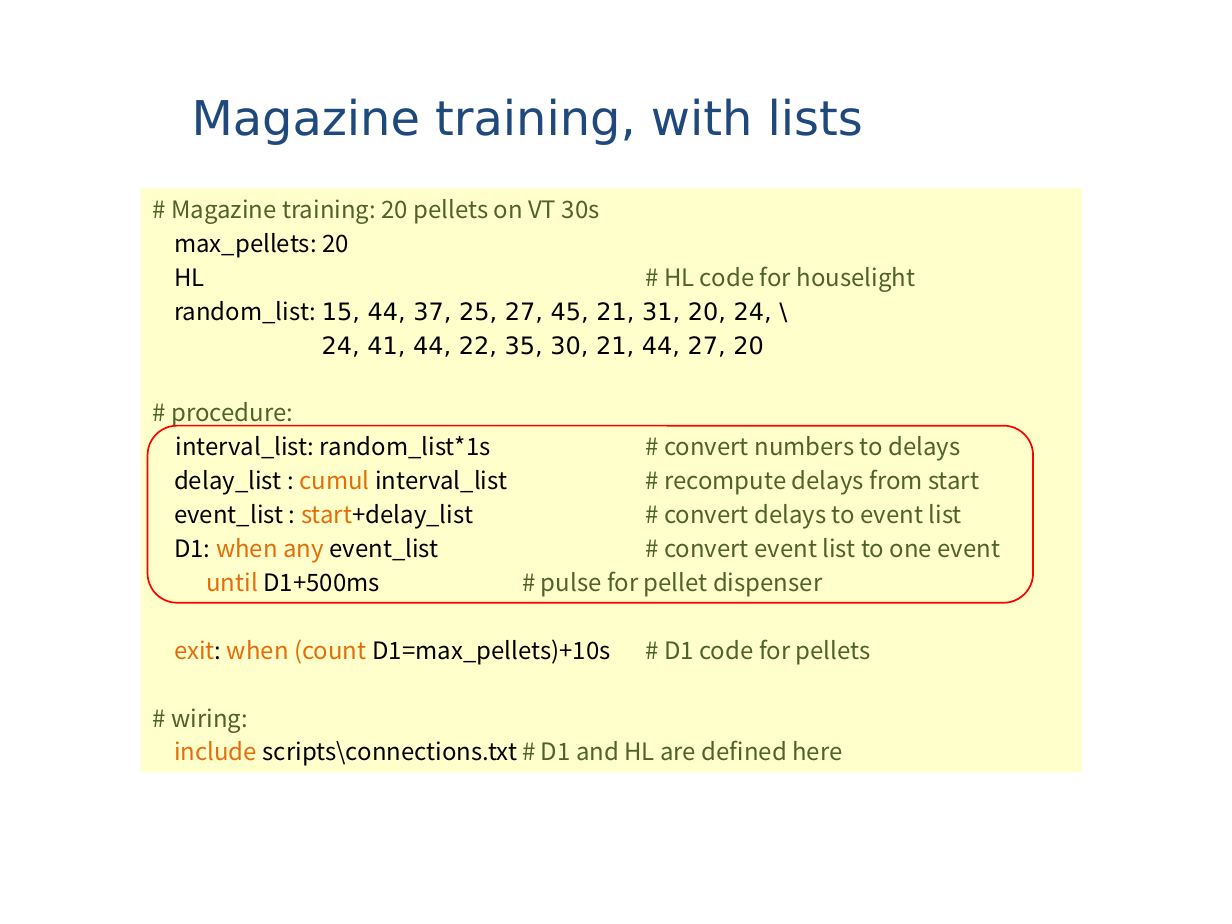
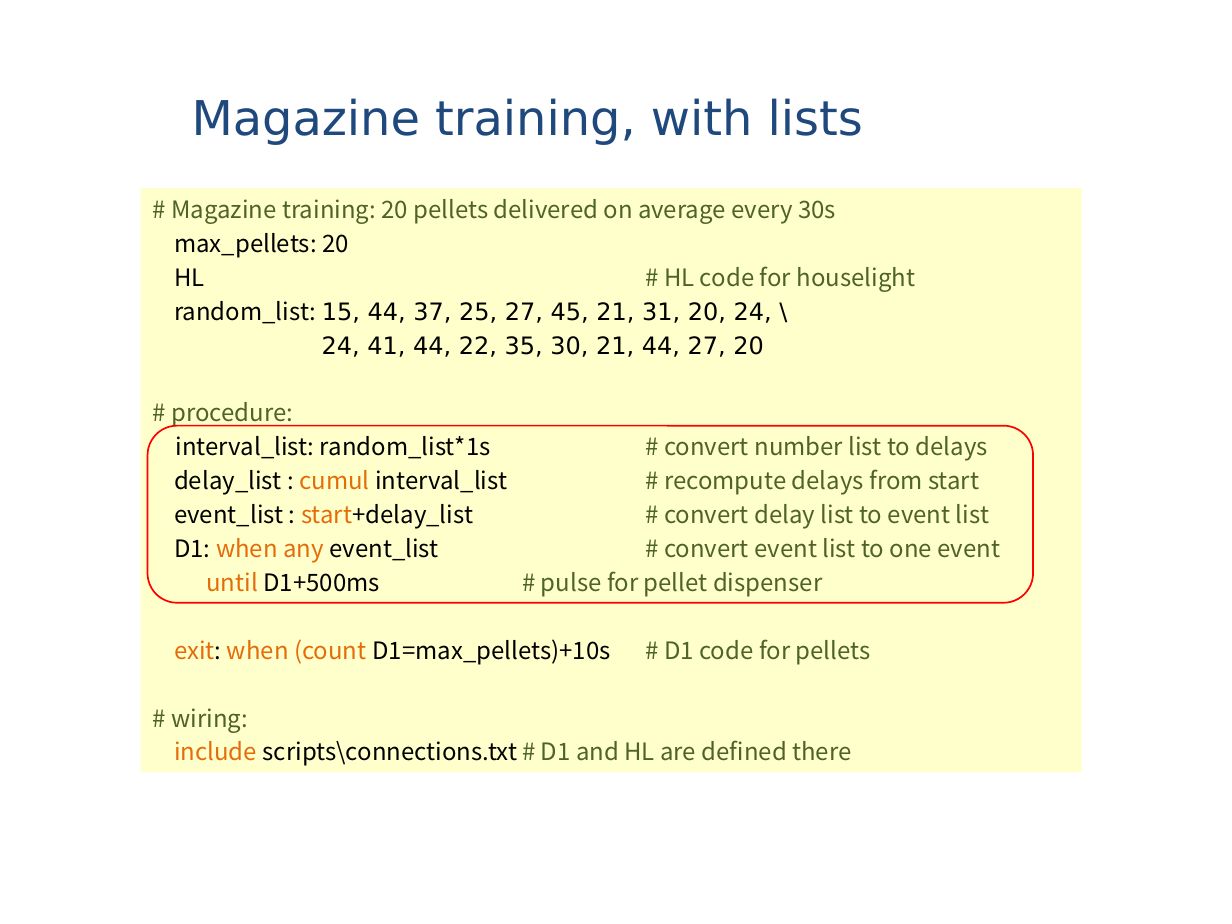
Before and after one commit to MarchandAlain/Whand, a slide deck: slide 16 of Introduction to Whand.ppt. Drawn at 1232x924 pixels with LibreOffice and Linux fonts; fonts in the diff are those of the drawing. Boxes give left, top, right and bottom in pixels: in the first picture for what was removed or moved away, otherwise in the second. Text is boxed around its words. In the diff, an @@ line names an element or a change of style, - is before the commit and + after.

```diff
--- a/Introduction to Whand.ppt
+++ b/Introduction to Whand.ppt
@@ text in rectangle at box(171, 199, 836, 224): text changed @@
-# Magazine training: 20 pellets on VT 30s
+# Magazine training: 20 pellets delivered on average every 30s
@@ text in rectangle at box(176, 436, 988, 461): text changed @@
-interval_list: random_list*1s # convert numbers to delays
+interval_list: random_list*1s # convert number list to delays
@@ text in rectangle at box(174, 504, 989, 529): text changed @@
-event_list : start+delay_list # convert delays to event list
+event_list : start+delay_list # convert delay list to event list
@@ text in rectangle at box(174, 740, 851, 766): text changed @@
-include scripts\connections.txt # D1 and HL are defined here
+include scripts\connections.txt # D1 and HL are defined there
```
Also in this commit, not shown: 15 other slides changed, 1 slide added.
